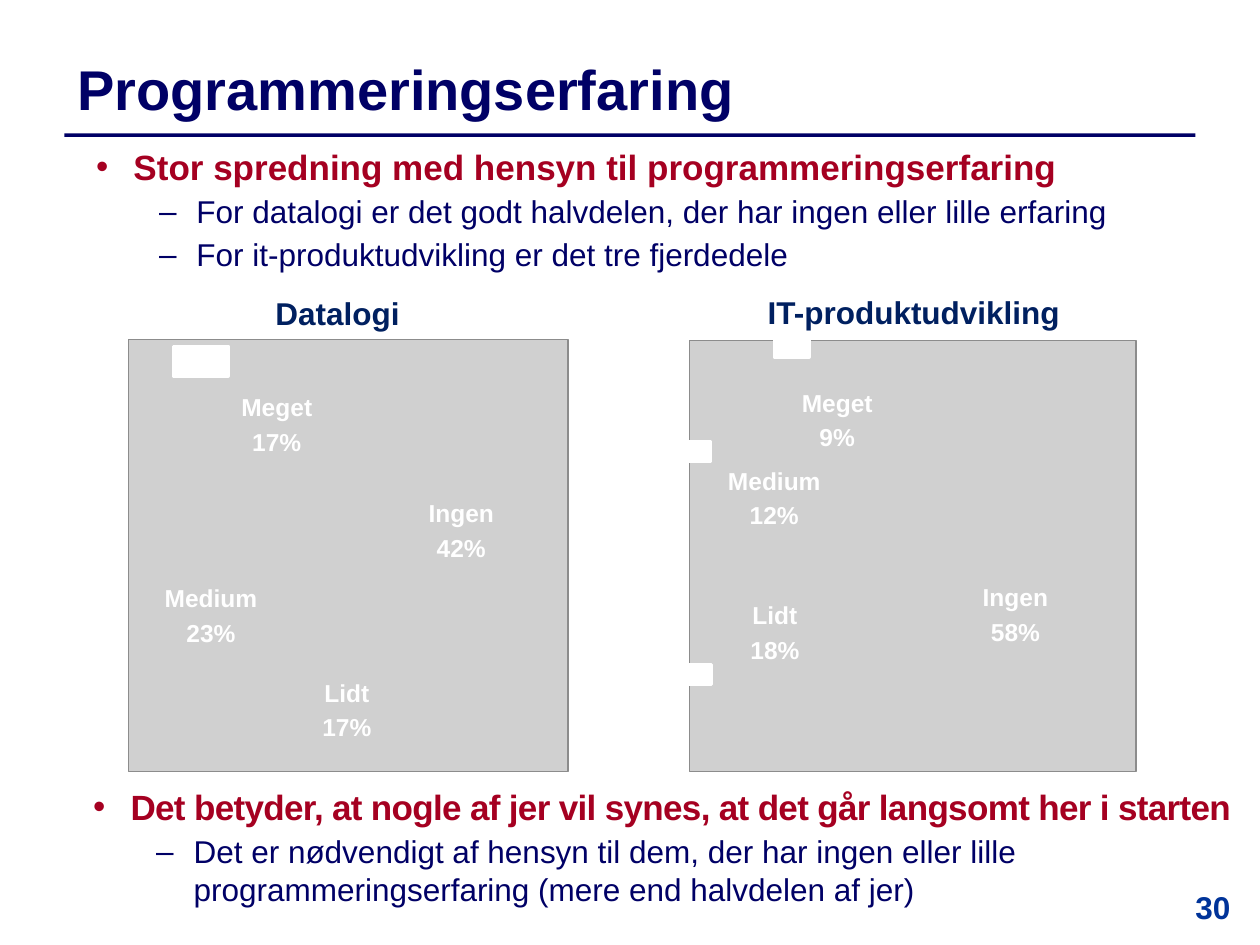
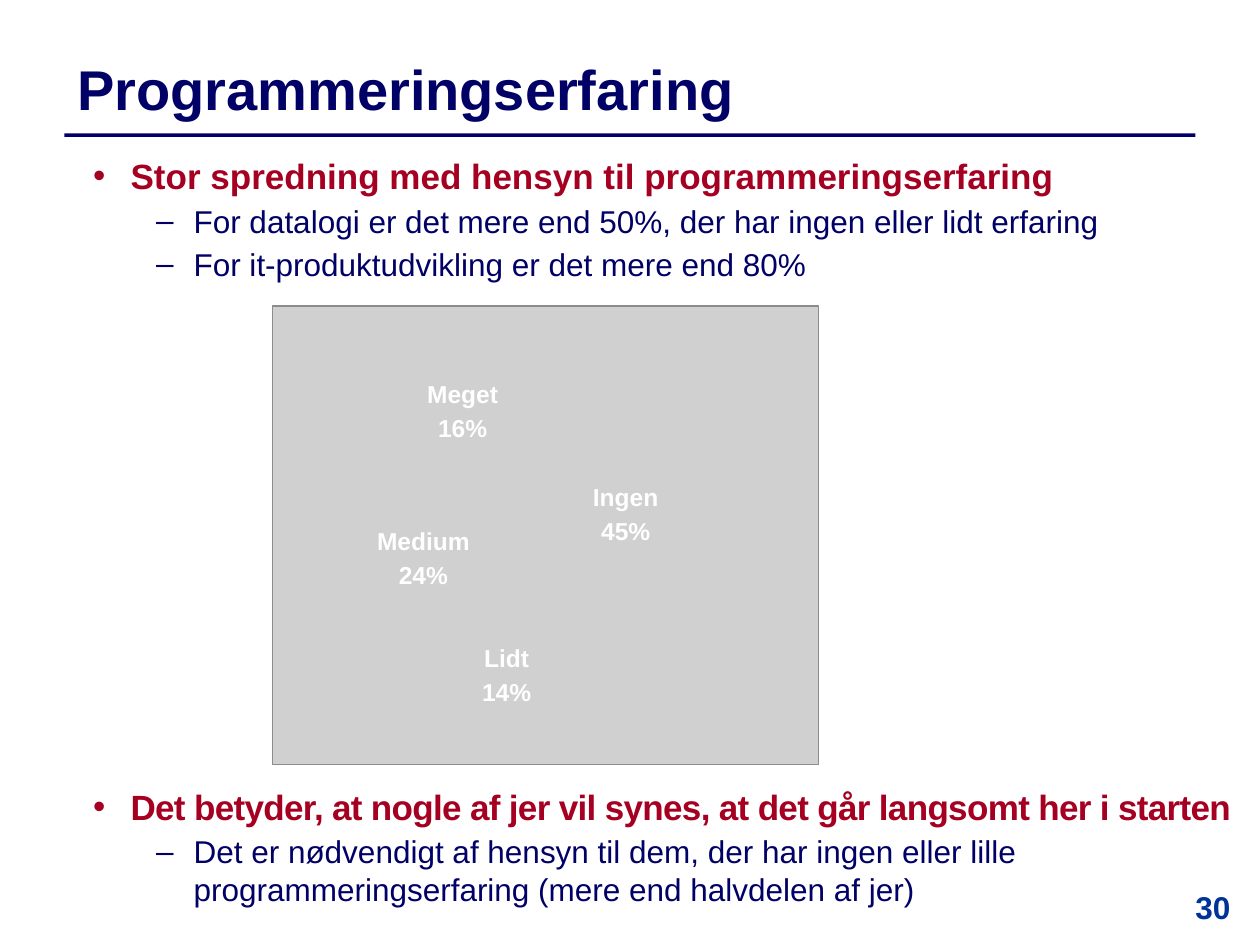
Before and after one commit to IntProgAU/Materiale, a slide deck: slide 30 of web/e23/uge_1a/Slides-Uge1-Mandag.pptx. Drawn at 1260x945 pixels with LibreOffice and Linux fonts; fonts in the diff are those of the drawing; grey boxes stand for pictures. Boxes give left, top, right and bottom in pixels: in the first picture for what was removed or moved away, otherwise in the second. Text is boxed around its words. In the diff, an @@ line names an element or a change of style, - is before the commit and + after.

```diff
--- a/web/e23/uge_1a/Slides-Uge1-Mandag.pptx
+++ b/web/e23/uge_1a/Slides-Uge1-Mandag.pptx
@@ text "Stor spredning med hensyn til ...": place and size @@
-text "Stor spredning med hensyn til ..." at box(133, 154, 1107, 272)
+text "Stor spredning med hensyn til ..." at box(131, 163, 1098, 282)
@@ text at box(194, 210, 1098, 282): text changed @@
-  – For datalogi er det godt halvdelen, der har ingen eller lille erfaring
-  – For it-produktudvikling er det tre fjerdedele
+  – For datalogi er det mere end 50%, der har ingen eller lidt erfaring
+  – For it-produktudvikling er det mere end 80%
@@ picture added at box(273, 306, 819, 765) @@
@@ text removed at box(275, 302, 399, 331) @@
-  Datalogi
@@ text removed at box(768, 301, 1060, 330) @@
-  IT-produktudvikling
@@ picture removed at box(129, 339, 568, 771) @@
@@ rectangle removed at box(174, 346, 228, 377) @@
@@ text "Meget": place and size @@
-text "Meget" at box(241, 400, 312, 451)
+text "Meget" at box(427, 387, 498, 437)
@@ text at box(438, 420, 487, 437): text changed @@
-17%
+16%
@@ group removed at box(675, 336, 1135, 771): 4 texts, 3 rectangles, 1 picture @@
-Ingen
-58%
-Lidt
-18%
-Medium
-12%
-Meget
-9%
@@ text "Ingen": place and size @@
-text "Ingen" at box(429, 506, 494, 557)
+text "Ingen" at box(593, 490, 658, 540)
@@ text added at box(377, 533, 470, 584), 14 pt, text #FFFFFF, bold @@
+Medium
+24%
@@ text at box(601, 523, 650, 540): text changed @@
-42%
+45%
@@ text removed at box(165, 590, 258, 642) @@
-Medium
-23%
@@ text "Lidt": place and size @@
-text "Lidt" at box(322, 685, 371, 736)
+text "Lidt" at box(482, 650, 531, 701)
@@ text at box(482, 684, 531, 701): text changed @@
-17%
+14%
```
Also in this commit, not shown: 5 other slides changed, 1 other file.
